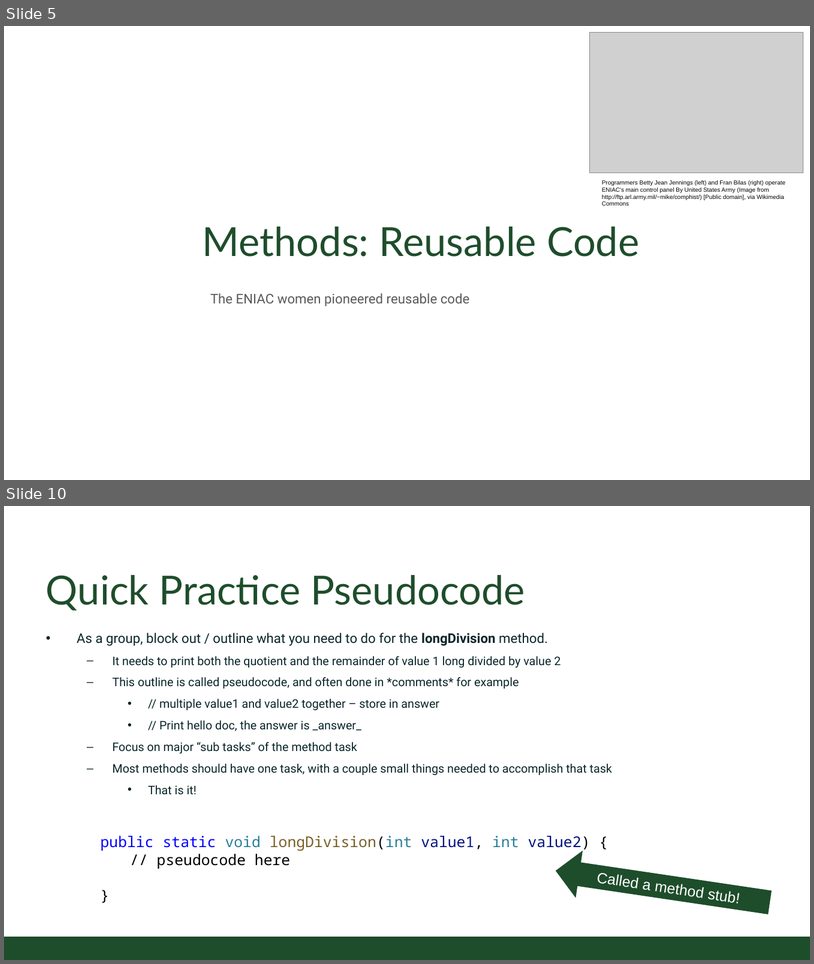
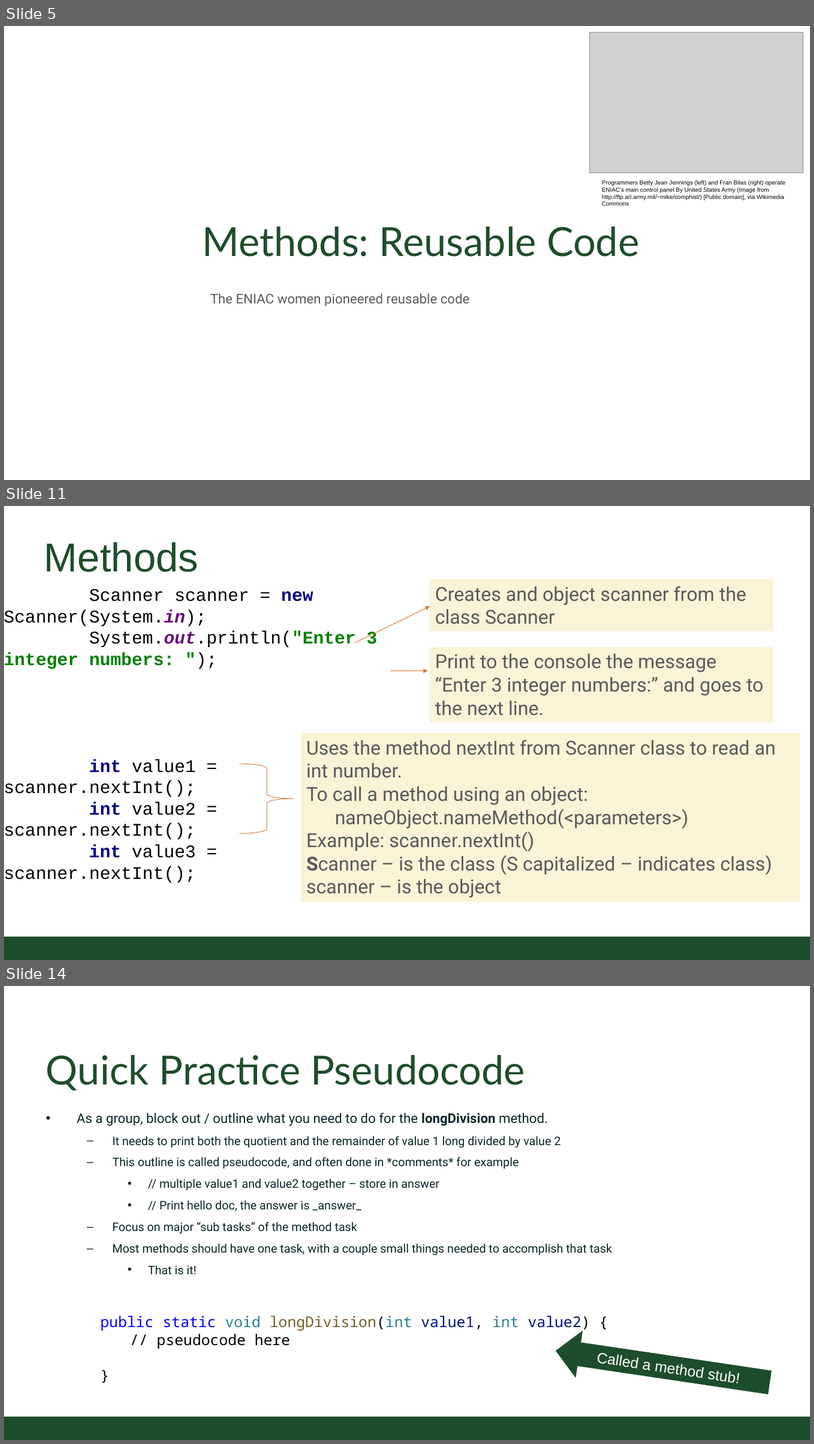
Before and after one commit to CSU-CompSci-CS163-4/Handouts, a slide deck: slides/On-Campus/02_02_ObjectsMethods.pptx. Shown one above the other, each under a label of ours: slides 5 and 10 before the commit, slides 5, 11 and 14 after it; the slides between them are not shown. The pictures are 814x964 and 814x1444 pixels, drawn with LibreOffice and Linux fonts; fonts in the diff are those of the drawing; grey boxes stand for pictures; background and template pictures are left out. Boxes give left, top, right and bottom in pixels: in the first picture for what was removed or moved away, otherwise in the second. Text is boxed around its words. In the diff, an @@ line names an element or a change of style, - is before the commit and + after.

Commit message:
Methods and Objects Lecture updated

```diff
--- a/slides/On-Campus/02_02_ObjectsMethods.pptx
+++ b/slides/On-Campus/02_02_ObjectsMethods.pptx
@@ slide 11 added at <box>4,506,810,960</box>, background #FFFFFF @@
@@ title added at <box>44,542,198,572</box>, 54.4 pt, text #1E4D2B @@
+Methods
@@ text added at <box>4,589,378,882</box>, 24 pt, text #000000 @@
+Scanner scanner = new Scanner(System.in);
+System.out.println("Enter 3 integer numbers: ");
+int value1 = scanner.nextInt();
+int value2 = scanner.nextInt();
+int value3 = scanner.nextInt();
@@ rectangle added at <box>430,579,774,631</box>, fill #FBF3D6, 26 pt, text #59595B @@
+Creates and object scanner from the class Scanner
@@ arrow added from (355, 643) to (430, 606), #D87527 0.75 pt @@
@@ rectangle added at <box>430,647,774,722</box>, fill #FBF3D6, 26 pt, text #59595B @@
+Print to the console the message “Enter 3 integer numbers:” and goes to the next line.
@@ arrow added from (390, 671) to (428, 671), #D87527 0.75 pt @@
@@ rectangle added at <box>301,733,801,901</box>, fill #FBF3D6, 26 pt, text #59595B @@
+Uses the method nextInt from Scanner class to read an int number.
+To call a method using an object:
+nameObject.nameMethod(<parameters>)
+Example: scanner.nextInt()
+Scanner – is the class (S capitalized – indicates class)
+scanner – is the object
@@ right brace added at <box>239,764,294,834</box>, outline #D87527 0.75 pt @@
@@ rectangle added at <box>4,936,810,960</box>, fill #1E4D2B @@
@@ what was slide 10 is now slide 14 @@
```
Also in this commit, not shown: 5 slides changed, 9 other slides added, 5 slides removed.
